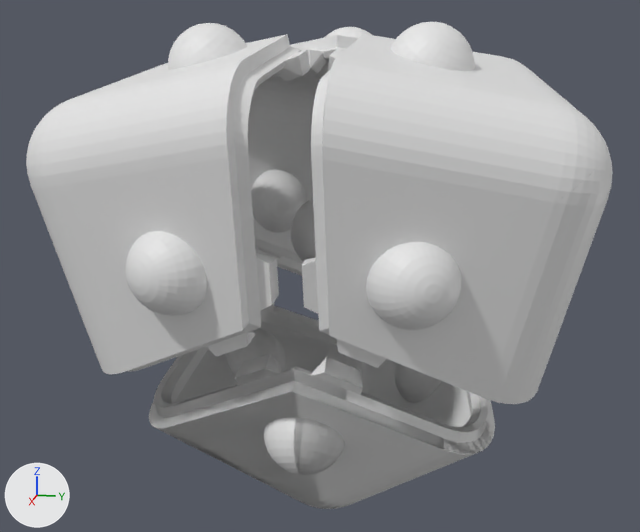
One commit to the Blender file 4d2mc.mech.mag.blend: the scene before it, then after it.
Rendered twice from a 50 mm camera at (55.4, 10.5, 11.6) aimed at (-1.9, -1.0, -2.7). The axes (+X, +Y, +Z) are drawn at lower left. The lights are the same throughout.

Script lines for the objects in view, before the commit:
```python
ob_empty_magnet_cap_side = bpy.data.objects.new('Empty.Magnet.cap.side', None)
ob_empty_magnet_cap_side.location = (-3.736, 6.471, -10.57)
ob_empty_magnet_cap_side.rotation_euler = (0.549, -0.293, 0.964)  # degrees (31, -17, 55)
ob_magnet_5mm = bpy.data.objects.new('Magnet 5mm', me_sphere_001)
ob_magnet_5mm.location = (0.0, 0.0, 0.0)
ob_tetra_side = bpy.data.objects.new('Tetra.Side', me_solid_002)
ob_tetra_side.location = (0.0, 0.0, 0.0)
```
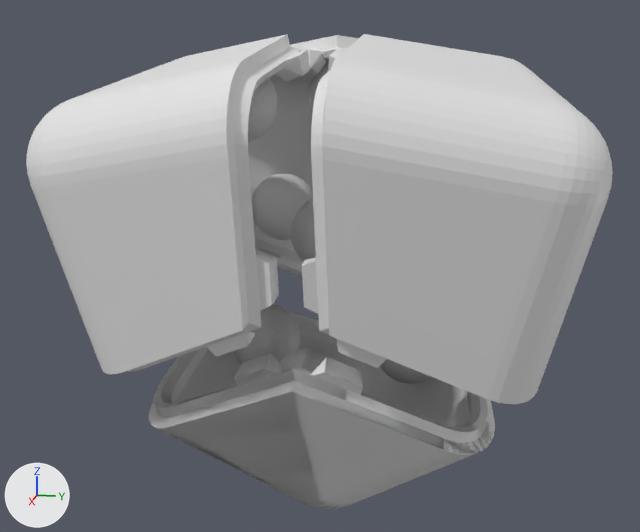
Commit message: placed magnets properly

ob_empty_magnet_cap_side is not drawn itself; it is used by a modifier of ob_magnet_5mm.

Changed parts and their boxes [x1, y1, x2, y2] in the pictures (640 x 532 px):
'Magnet 5mm', reshaped
    before: [126, 22, 475, 475]
    after: [233, 63, 432, 384]

What changed in the scene script:
```text
Change ob_empty_magnet_cap_side:
    ob_empty_magnet_cap_side.location: (-3.736, 6.471, -10.57) -> (-2.989, 5.177, -8.454)
```
